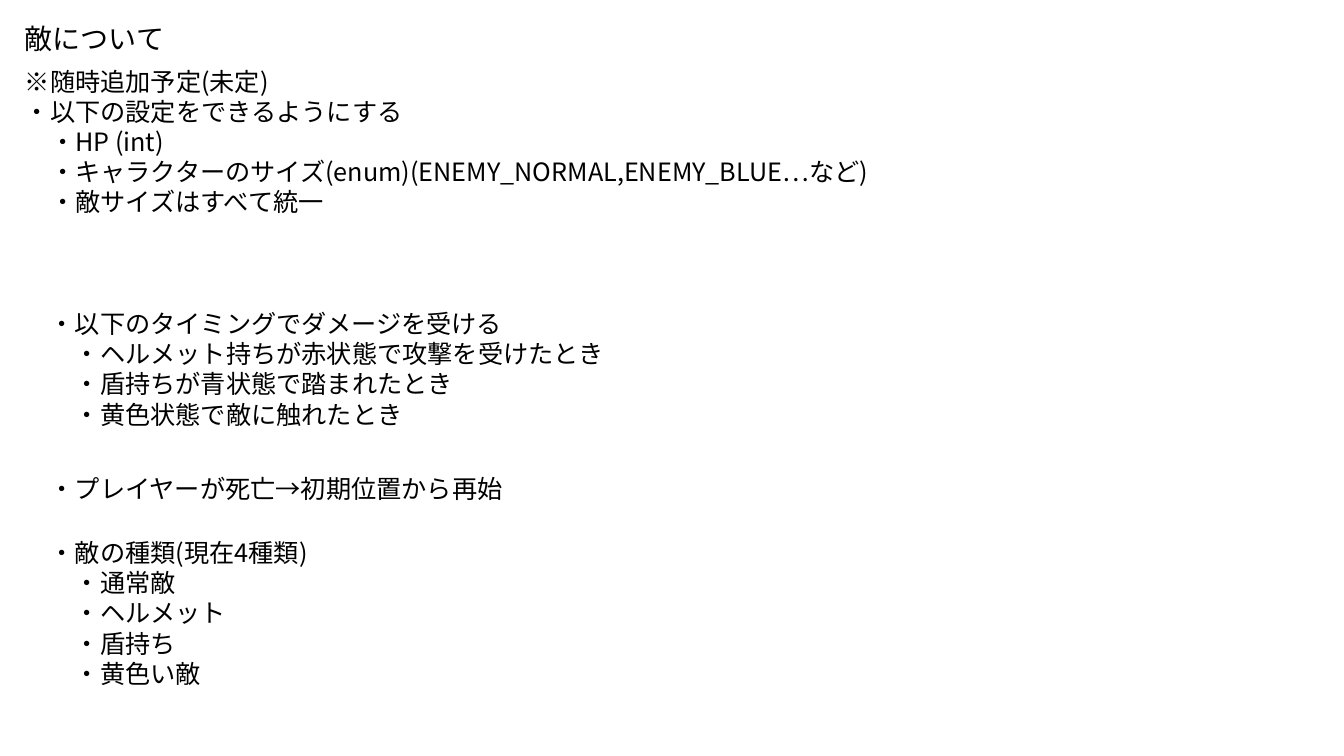
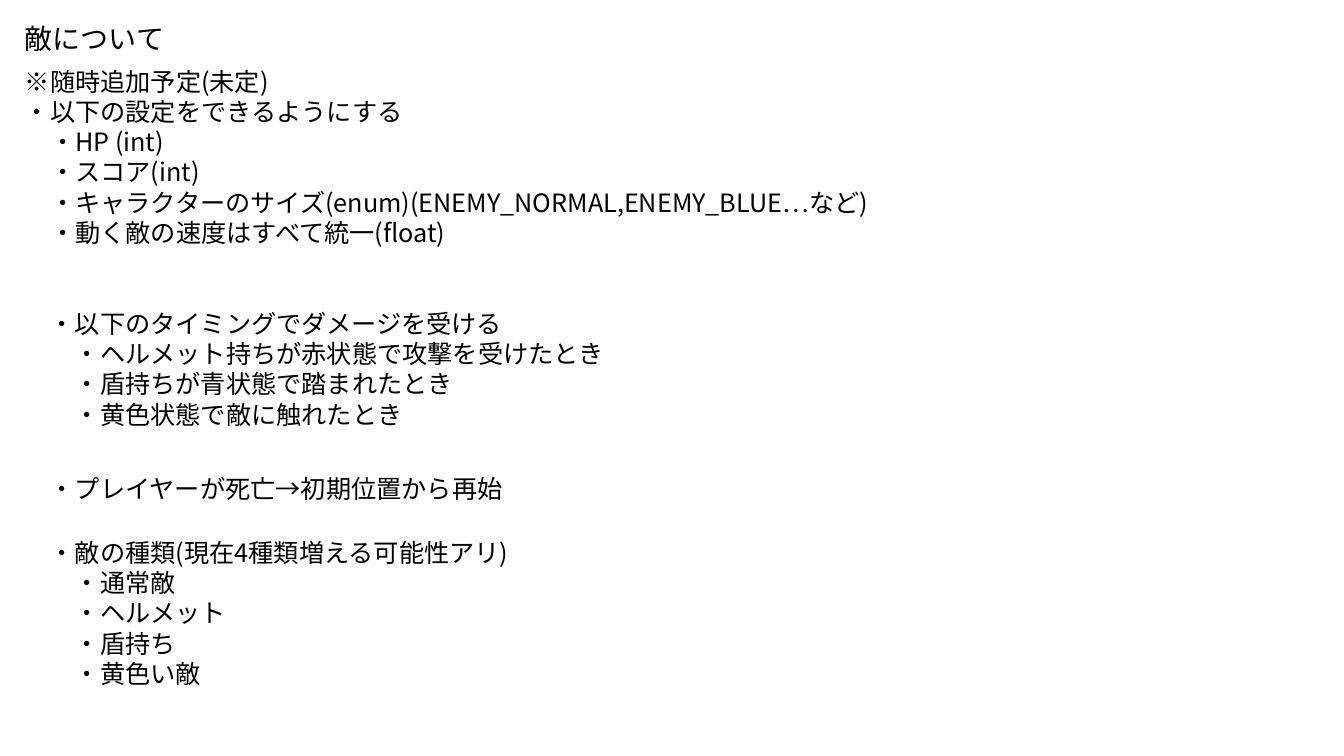
Before and after one commit to Akiyoshi-2/GameProbuctionPractice1, a slide deck: slide 1 of 仕様書/敵.pptx. Drawn at 1344x756 pixels with LibreOffice and Linux fonts; fonts in the diff are those of the drawing. Boxes give left, top, right and bottom in pixels: in the first picture for what was removed or moved away, otherwise in the second. Text is boxed around its words. In the diff, an @@ line names an element or a change of style, - is before the commit and + after.

```diff
--- a/仕様書/敵.pptx
+++ b/仕様書/敵.pptx
@@ text at bbox=[50, 160, 200, 186]: paragraph added @@
+・スコア(int)
@@ text at bbox=[50, 216, 445, 247]: text changed @@
-・敵サイズはすべて統一
+・動く敵の速度はすべて統一(float)
@@ text at bbox=[50, 540, 509, 567]: text changed @@
-・敵の種類(現在4種類)
+・敵の種類(現在4種類増える可能性アリ)
```
Also in this commit, not shown: 4 other slides changed, 1 other file.
